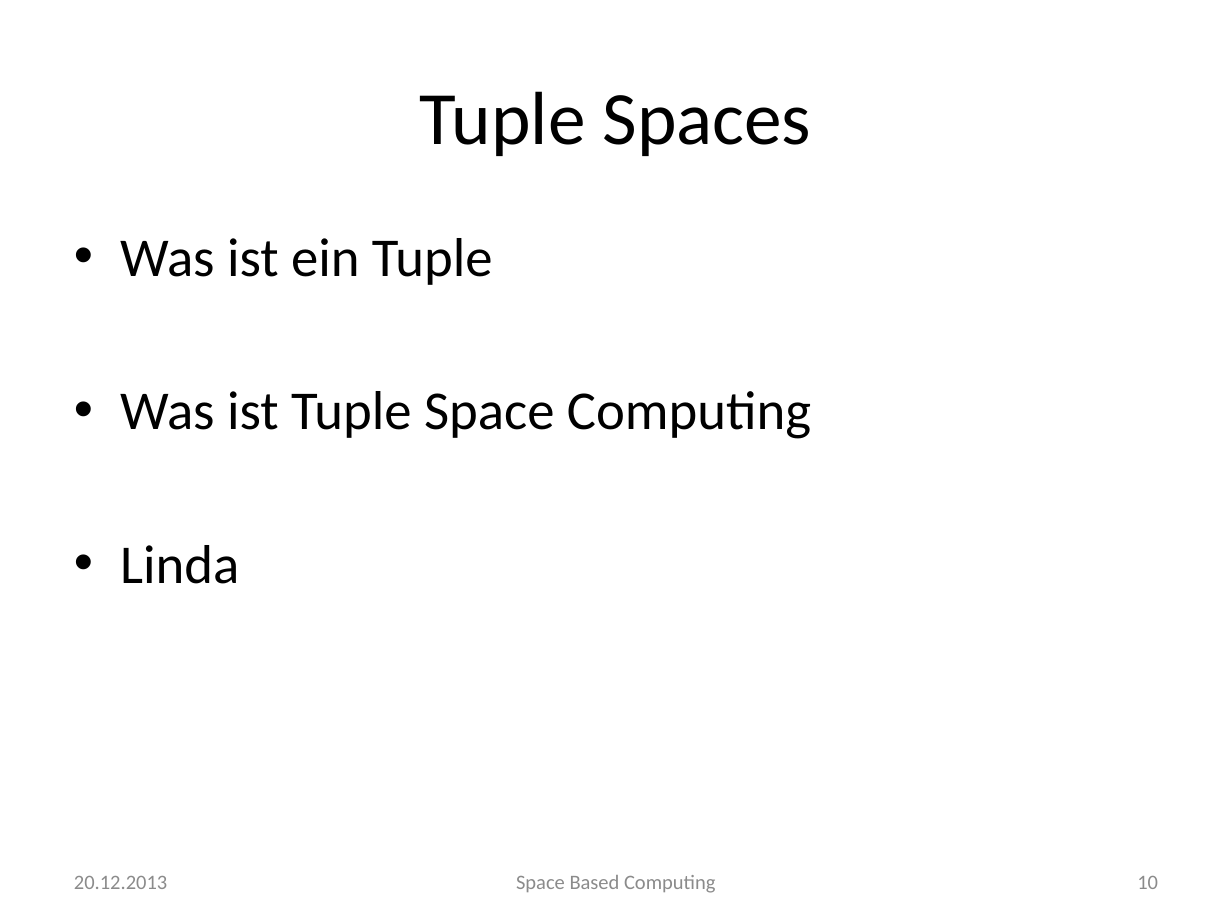
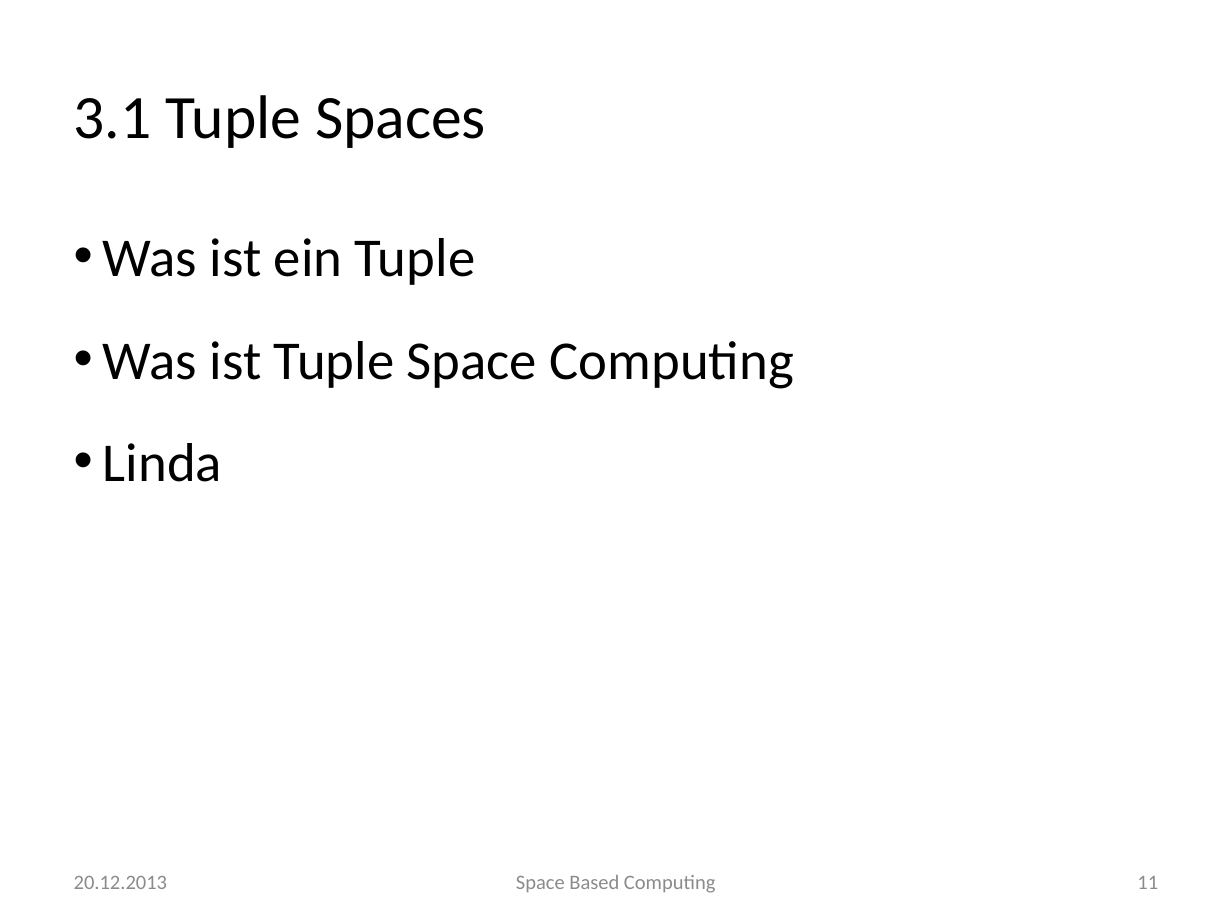
Before and after one commit to traxl/sbcAusarbeitung, a slide deck: slide 11 of Space Based Computing.pptx (slide 10 before the commit). Drawn at 1232x924 pixels with LibreOffice and Linux fonts; fonts in the diff are those of the drawing; background and template pictures are left out. Boxes give left, top, right and bottom in pixels: in the first picture for what was removed or moved away, otherwise in the second. Text is boxed around its words. In the diff, an @@ line names an element or a change of style, - is before the commit and + after.

```diff
--- a/Space Based Computing.pptx
+++ b/Space Based Computing.pptx
@@ text at (74,95,486,148): text changed; size 44 to 36 pt @@
-Tuple Spaces
+3.1 Tuple Spaces
@@ text "Was ist ein Tuple" at (103,238,794,482): indent changed; less space between paragraphs @@
@@ page number at (1137,876,1158,889): text changed; text colour #8C8C8C to #8B8B8B @@
-10
+11
```
Also in this commit, not shown: 20 other slides changed, 8 slides added, 2 slides removed, 3 other files.
